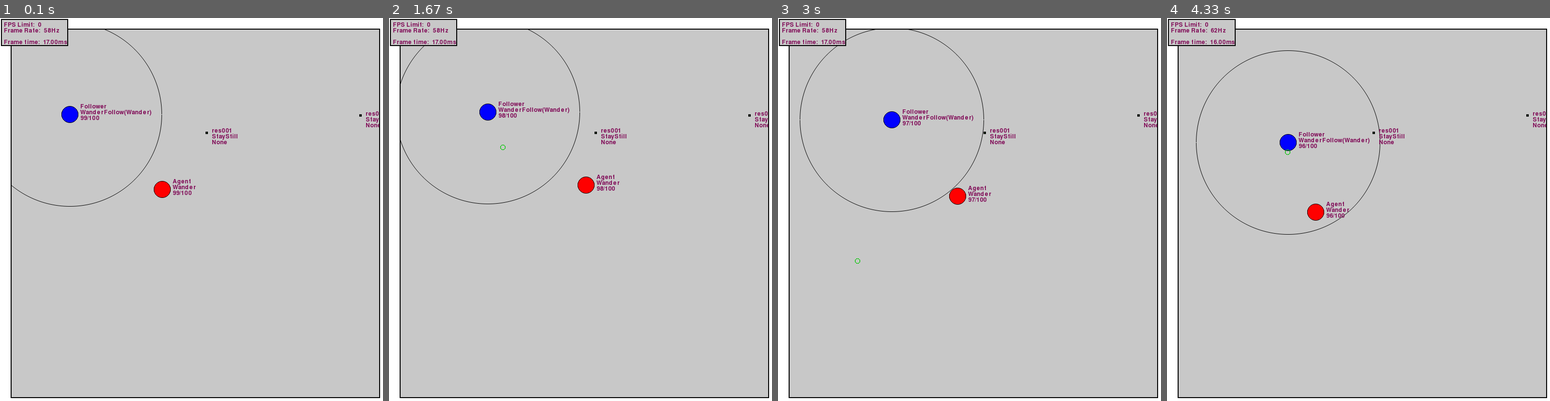
Above: before the commit, frames 1-4 (left to right).
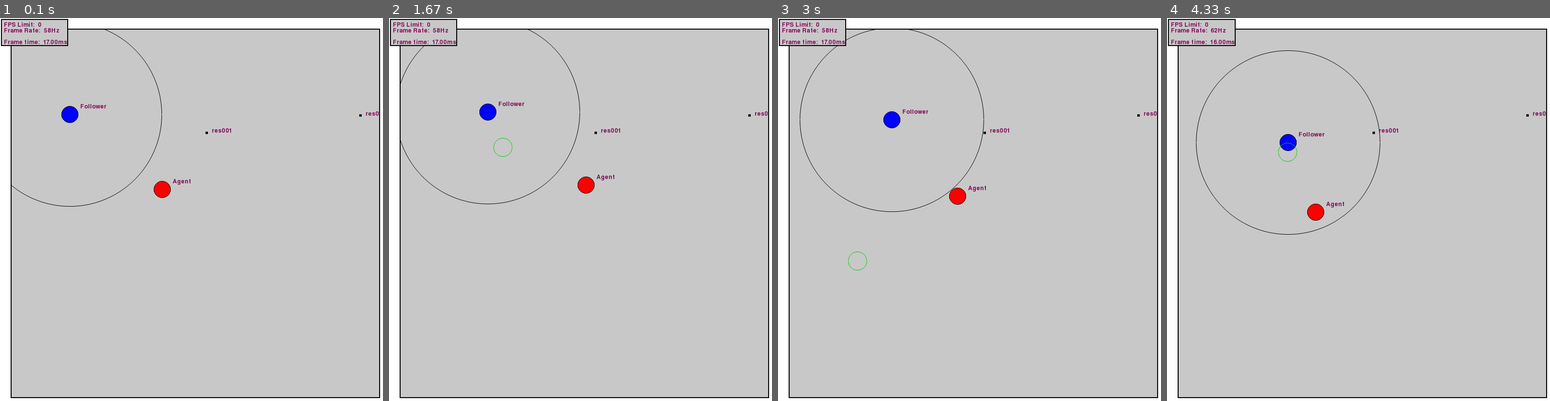
Above: after the commit, the same moments.

Repository: raphaelpaiva/py_creatures
Game: pygame game, started from main.py
The game is run twice, just before and just after one commit, with the same random seed, the same clock (stepped at 60 frames per second) and the same inputs.
Inputs (mouse positions are in pixels of both pictures, inside the frame that each line leads up to):
- Up to frame 1 (0.1 s): no input
- Up to frame 2 (1.67 s): click (584, 213) at 0.38 s; click (618, 297) at 0.72 s; click (726, 347) at 1.05 s; click (492, 136) at 1.38 s
- Up to frame 3 (3 s): click (969, 259) at 1.72 s; click (915, 132) at 2.05 s; click (1107, 312) at 2.38 s; click (846, 247) at 2.72 s
- Up to frame 4 (4.33 s): click (1247, 136) at 3.05 s; click (1270, 278) at 3.38 s; click (1500, 301) at 3.72 s; click (1274, 140) at 4.05 s

The runs differ from the first frame. In frame 1, 0.3% of the frame differs, in the area x 20-99%, y 23-47%; in frame 2, 0.4%, in the area x 27-99%, y 23-46%; in frame 3, 0.4%; in frame 4, 0.4%.

Commit message:
Simple hovering

Diff:
--- a/creatures/render_system/world_widget.py
+++ b/creatures/render_system/world_widget.py
@@ -42,6 +42,7 @@
     self.bottom_layer = pg.Surface(size=self.surface.get_size())
     self.world_layer  = pg.Surface(size=self.surface.get_size())
     self.top_layer    = pg.Surface(size=self.surface.get_size())
+    self.hover        = None
     self.layers = {
       'bottom': self.bottom_layer,
       'world': self.world_layer,
@@ -50,31 +51,55 @@
 
   def update(self):
     graphics = [e.get_component(SimpleGraphicComponent) for e in sorted(self.world.entities(), key=lambda e: e.size, reverse=True)]
+    self._set_hover(graphics)
     self._render_bottom_layer(graphics)
     self._render_middle_layer(graphics)
     self._render_top_layer(graphics)
 
+  def _set_hover(self, graphics: List[SimpleGraphicComponent]):
+    mouse_position = Vector(*pg.mouse.get_pos())
+
+    for graphic in graphics:
+      graphic_size = graphic.size * self.scale - graphic.border_width
+      graphic_pos = graphic.position * self.scale + self.position
+      if ( (graphic_pos - mouse_position).size() <= graphic_size ):
+        self.hover = graphic
+        return
+
+    self.hover = None
+
   def _render_top_layer(self, graphics: List[SimpleGraphicComponent]):
+    mouse_position = Vector(*pg.mouse.get_pos())
+
     for graphic in graphics:
       size = graphic.size * self.scale - graphic.border_width
-
       graphic_pos = graphic.position * self.scale + self.position
 
-      text_offset = Vector(5 + size, -1 * size - 5)
+      if graphic.text:
+        text_offset = Vector(5 + size, -1 * size - 5)
+        text_offset = self._render_text(graphic_pos, text_offset, graphic.text[0])
 
-      for text in graphic.text:
-        rendered = self.font.render(text, True, NICE_COLOR)
-        text_position = graphic_pos + text_offset
-        self.surface.blit(rendered, text_position.as_tuple())
-        text_offset += Vector(0, self.font.get_height())
+        if self.hover is graphic:
+          for text in graphic.text[1::]:
+            text_offset = self._render_text(graphic_pos, text_offset, text)
 
-      gfx.aacircle(
-        self.surface,
-        pg.mouse.get_pos()[0],
-        pg.mouse.get_pos()[1],
-        5,
-        GREEN
-      )
+    cursor_size = 5 * self.scale
+    mouse_x = mouse_position.x
+    mouse_y = mouse_position.y
+    gfx.aacircle(
+      self.surface,
+      int(mouse_x),
+      int(mouse_y),
+      int(cursor_size),
+      GREEN
+    )
+
+  def _render_text(self, graphic_pos, text_offset, text):
+    rendered = self.font.render(text, True, NICE_COLOR)
+    text_position = graphic_pos + text_offset
+    self.surface.blit(rendered, text_position.as_tuple())
+    text_offset += Vector(0, self.font.get_height())
+    return text_offset
 
   def _render_middle_layer(self, graphics: List[SimpleGraphicComponent]):
     mouse_position = Vector(*pg.mouse.get_pos())
@@ -82,19 +107,19 @@
     for graphic in graphics:
       graphic_size = graphic.size * self.scale - graphic.border_width
       graphic_pos = graphic.position * self.scale + self.position
-      graphic_color = pg.colordict.THECOLORS.get(graphic.color) if isinstance(graphic.color, str) else graphic.color
+
+      if self.hover is graphic:
+        graphic_color = WHITE
+      else:
+        graphic_color = pg.colordict.THECOLORS.get(graphic.color) if isinstance(graphic.color, str) else graphic.color
 
       if graphic.shape == 'circle':
-        col = graphic_color
-        if ( (graphic_pos - mouse_position).size() <= graphic_size ):
-          col = WHITE
-
         gfx.filled_circle(
           self.surface,
           int(graphic_pos.x),
           int(graphic_pos.y),
           int(graphic_size),
-          col
+          graphic_color
         )
         gfx.aacircle(
           self.surface,
